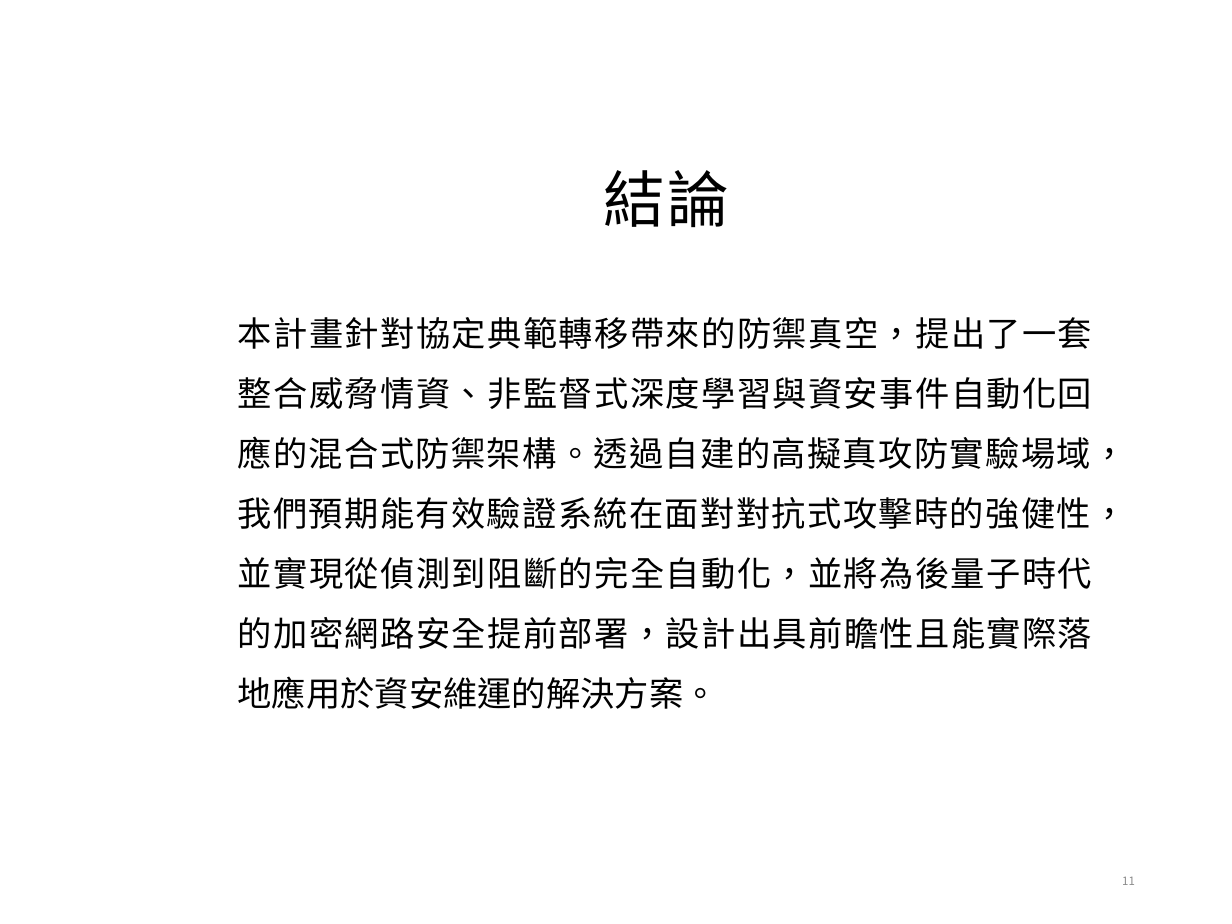
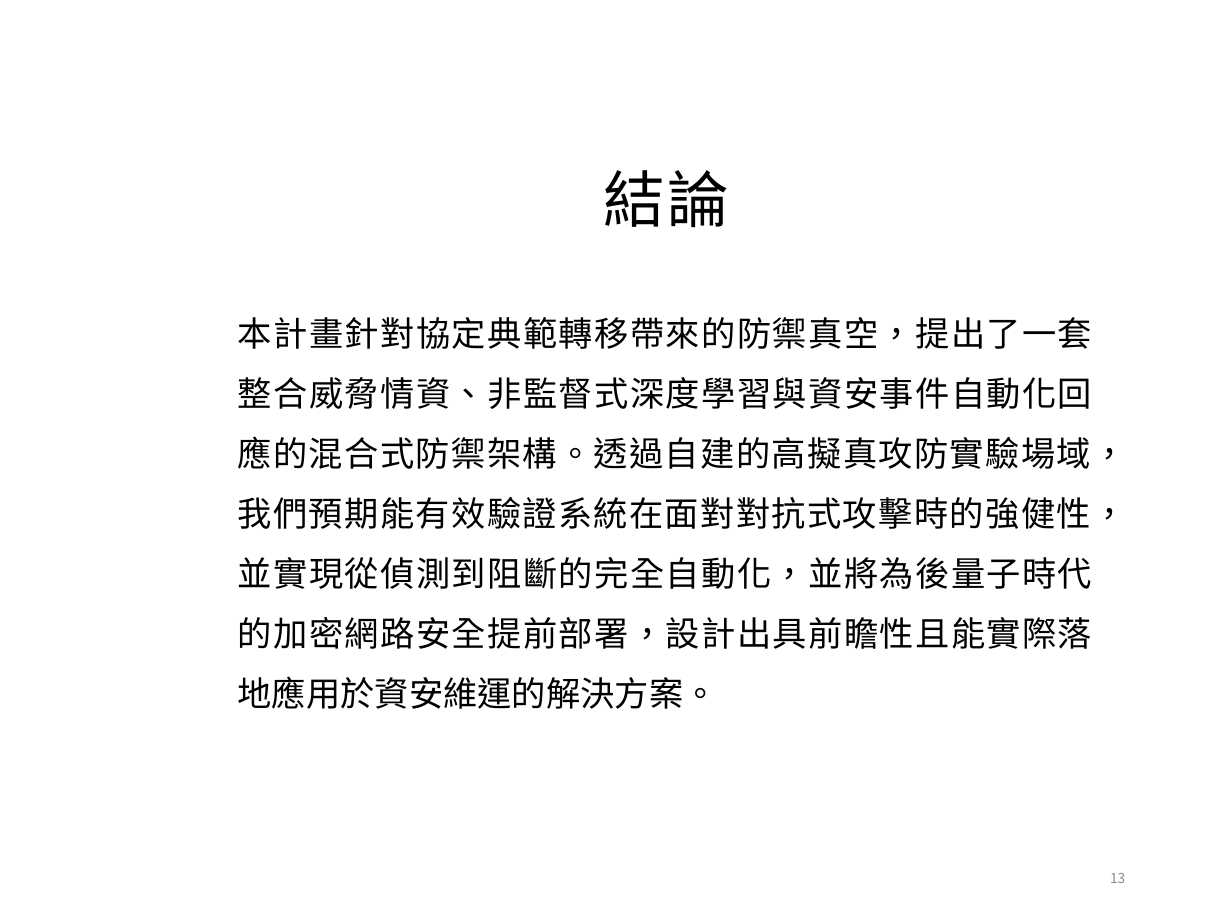
Before and after one commit to alanchuang111/graduation_project, a slide deck: slide 13 of 報告/114下期中報告.pptx (slide 11 before the commit). Drawn at 1232x924 pixels with LibreOffice and Linux fonts; fonts in the diff are those of the drawing; background and template pictures are left out. Boxes give left, top, right and bottom in pixels: in the first picture for what was removed or moved away, otherwise in the second. Text is boxed around its words. In the diff, an @@ line names an element or a change of style, - is before the commit and + after.

```diff
--- a/報告/114下期中報告.pptx
+++ b/報告/114下期中報告.pptx
@@ text at (1110, 873, 1125, 883): text changed; size 6.8 to 8 pt @@
-11
+13
```
Also in this commit, not shown: 8 other slides changed, 3 slides added, 1 slide removed, 11 other files.
